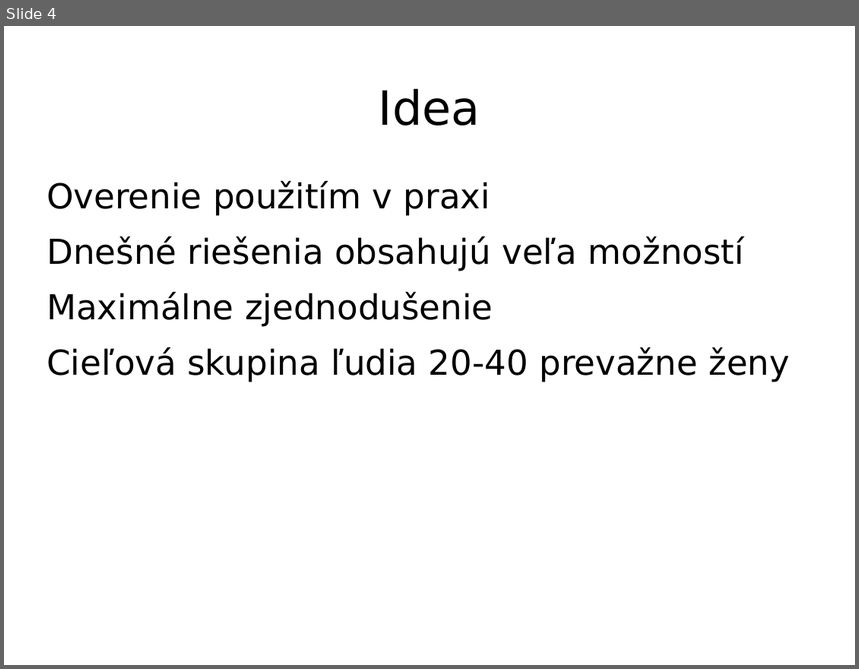
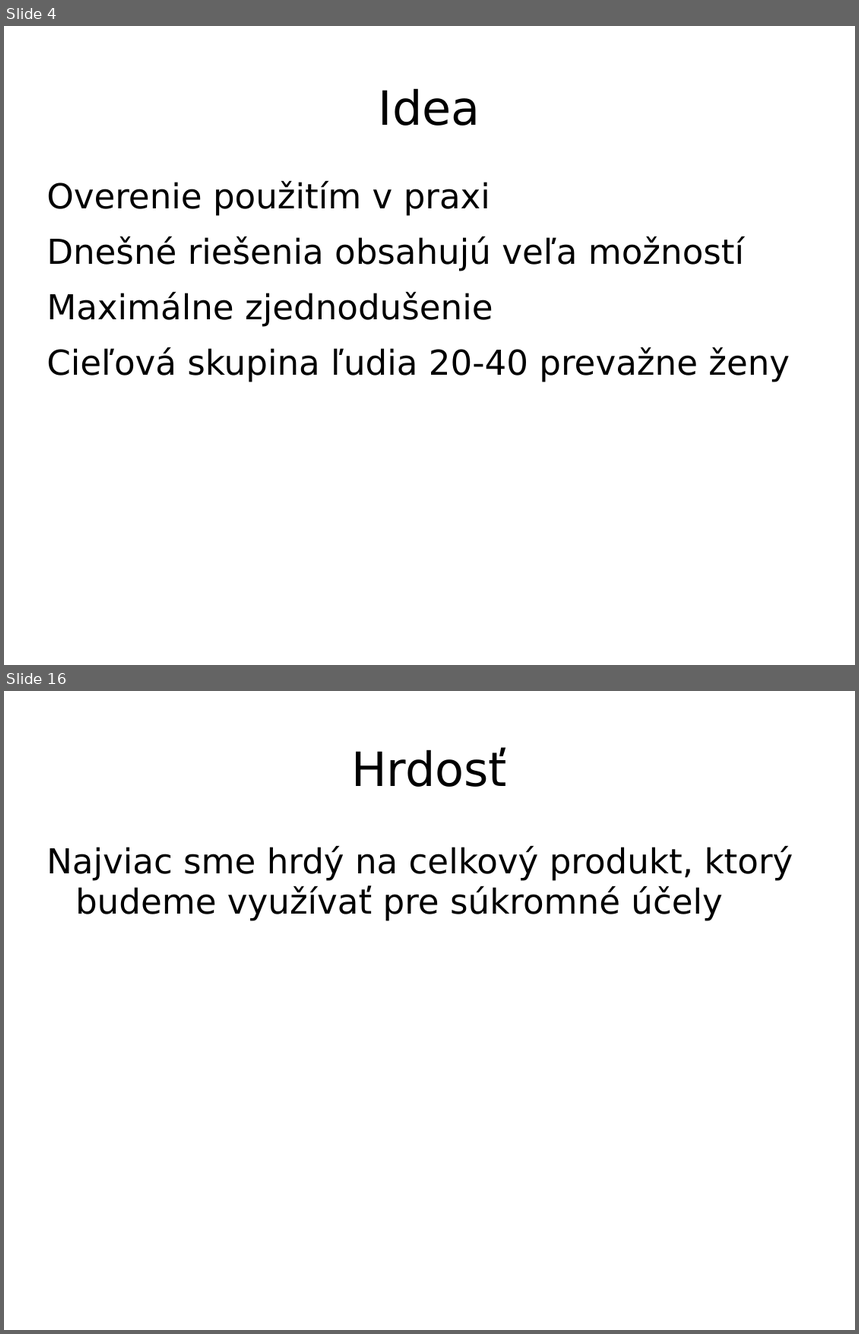
Before and after one commit to projektyFIT/ITU, a slide deck: prezentace/prezentace.ppt. Shown one above the other, each under a label of ours: slide 4 before the commit, slides 4 and 16 after it; the slides between them are not shown. The pictures are 859x669 and 859x1334 pixels, drawn with LibreOffice and Linux fonts; fonts in the diff are those of the drawing; background and template pictures are left out. Boxes give left, top, right and bottom in pixels: in the first picture for what was removed or moved away, otherwise in the second. Text is boxed around its words. In the diff, an @@ line names an element or a change of style, - is before the commit and + after.

```diff
--- a/prezentace/prezentace.ppt
+++ b/prezentace/prezentace.ppt
@@ slide 16 added at bbox=[4, 691, 855, 1330], background picture (left out) @@
@@ title added at bbox=[351, 748, 507, 787], 44 pt, text #000000 @@
+Hrdosť
@@ text added at bbox=[47, 846, 794, 921], 32 pt, text #000000 @@
+Najviac sme hrdý na celkový produkt, ktorý budeme využívať pre súkromné účely
```
Also in this commit, not shown: 11 other slides added, 1 slide removed.
